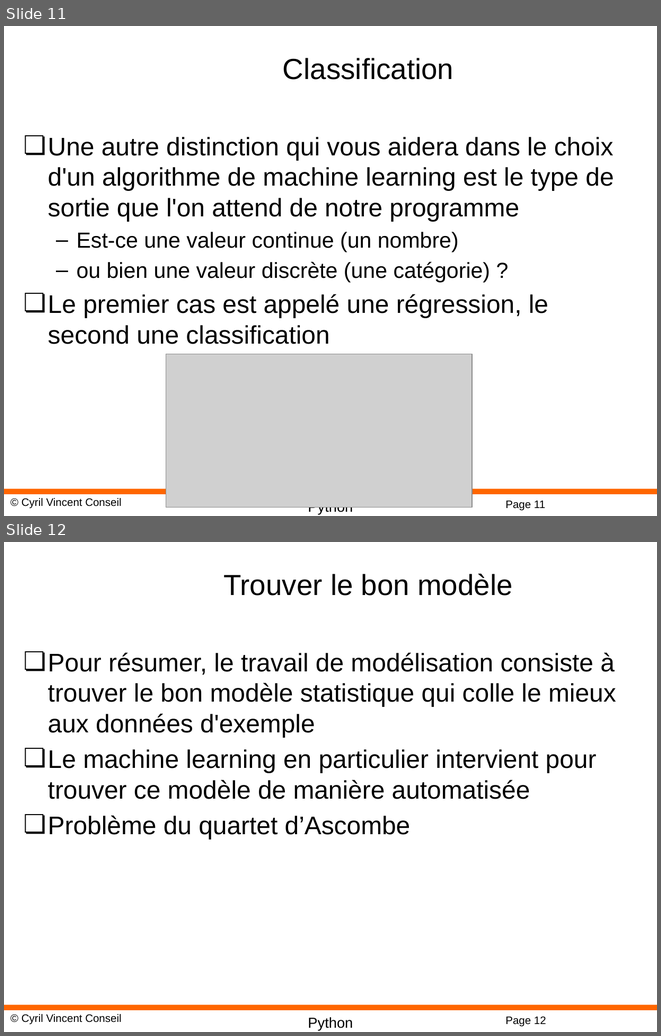
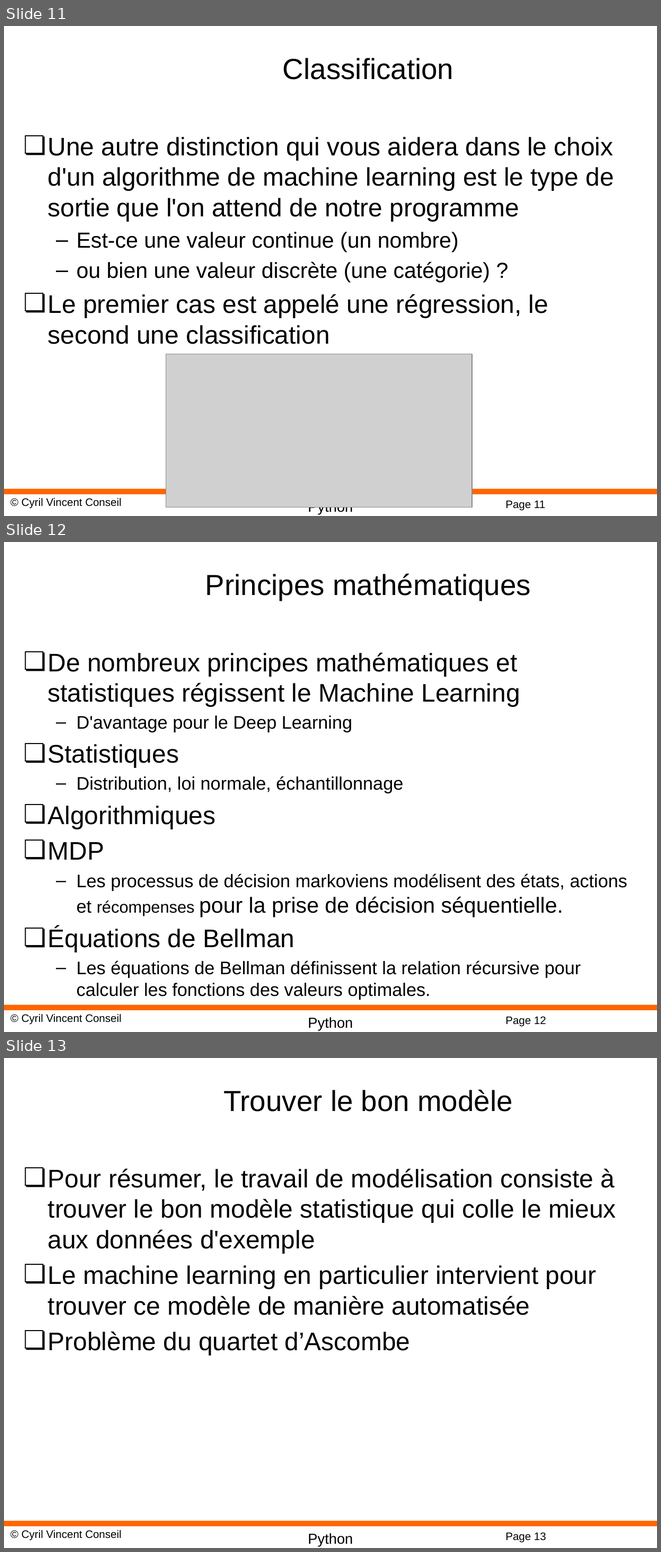
Before and after one commit to cyrilvincent/ML, a slide deck: PPT/MachineLearning11-MachineLearning.pptx. Shown one above the other, each under a label of ours: slides 11 and 12 before the commit, slides 11, 12 and 13 after it. The pictures are 661x1036 and 661x1552 pixels, drawn with LibreOffice and Linux fonts; fonts in the diff are those of the drawing; grey boxes stand for pictures; background and template pictures are left out. Boxes give left, top, right and bottom in pixels: in the first picture for what was removed or moved away, otherwise in the second. Text is boxed around its words. In the diff, an @@ line names an element or a change of style, - is before the commit and + after.

```diff
--- a/PPT/MachineLearning11-MachineLearning.pptx
+++ b/PPT/MachineLearning11-MachineLearning.pptx
@@ slide 12 added at <box>4,542,657,1032</box>, background #FFFFFF; not listed: 4 template elements that a slide beside it also shows @@
@@ title added at <box>205,573,531,600</box>, 32 pt, text #000000 @@
+Principes mathématiques
@@ text added at <box>48,652,628,999</box>, 20 pt, text #000000 @@
+❏ De nombreux principes mathématiques et statistiques régissent le Machine Learning
+  – D'avantage pour le Deep Learning
+❏ Statistiques
+  – Distribution, loi normale, échantillonnage
+❏ Algorithmiques
+❏ MDP
+  – Les processus de décision markoviens modélisent des états, actions et récompenses pour la prise de décision séquentielle.
+❏ Équations de Bellman
+  – Les équations de Bellman définissent la relation récursive pour calculer les fonctions des valeurs optimales.
@@ what was slide 12 is now slide 13 @@
@@ page number at <box>505,1532,546,1542</box>: text changed @@
-Page 12
+Page 13
```
Also in this commit, not shown: 26 other files.
